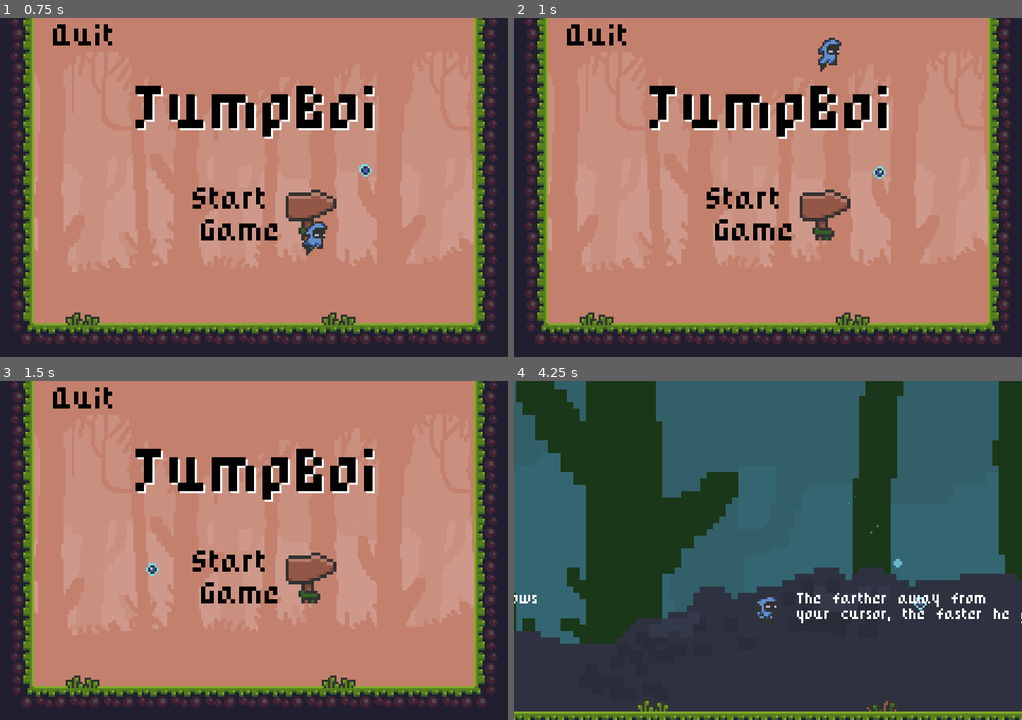
Above: before the commit, frames 1-4 (two rows, left to right).
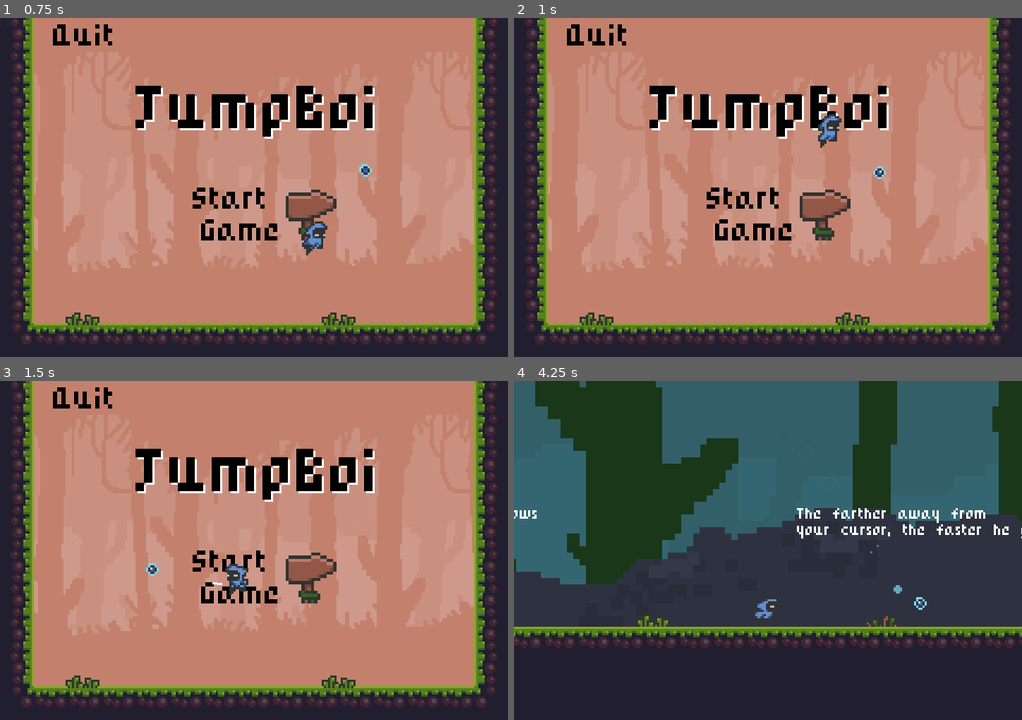
Above: after the commit, the same moments.

Repository: TobySMurray/Jumpboi
Game: Godot game, scene res://StartMenu.tscn
The game is run twice, just before and just after one commit, with the same random seed, the same clock (stepped at 60 frames per second) and the same inputs.
Inputs (mouse positions are in pixels of both pictures, inside the frame that each line leads up to):
- Up to frame 1 (0.75 s): move the mouse to (365, 170) at 0.52 s; click (365, 170) at 0.6 s
- Up to frame 2 (1 s): click (879, 170) at 0.77 s
- Up to frame 3 (1.5 s): click (365, 533) at 1.07 s; move the mouse to (152, 567) at 1.27 s; right-click (152, 567) at 1.35 s
- Up to frame 4 (4.25 s): click (666, 567) at 1.52 s; click (666, 567) at 1.55 s; click (666, 567) at 1.82 s; move the mouse to (818, 475) at 2.02 s; click (818, 475) at 2.1 s; move the mouse to (742, 618) at 2.77 s; right-click (742, 618) at 2.85 s; click (742, 618) at 3.02 s; click (742, 618) at 3.05 s; click (742, 618) at 3.32 s; move the mouse to (920, 601) at 3.52 s; click (920, 601) at 3.6 s; click (920, 601) at 3.77 s; click (920, 601) at 4.07 s

Frame 1 is identical in both runs. In frame 2, 0.6% of the frame differs, in the area x 59-65%, y 5-39%; in frame 3, 0.3%; in frame 4, 29%, in the area x 0-100%, y 0-100%.

Commit message:
Fixed Jump velocity

Diff:
--- a/Player.gd
+++ b/Player.gd
@@ -76,9 +76,9 @@
 func jump_at_mouse():
 	#var direction = (get_global_mouse_position() - self.global_position).normalized()
 	velocity.y -= jump_velocity
-	#if jumps == 1:
-	#	velocity.y = 0
-	#	velocity = direction * jump_velocity
+	if jumps == 1:
+		velocity.y = 0
+		velocity.y -= jump_velocity
 	#if direction.y > -0.35:
 	#	velocity.y -= 200
 	jumpAudio.play()
